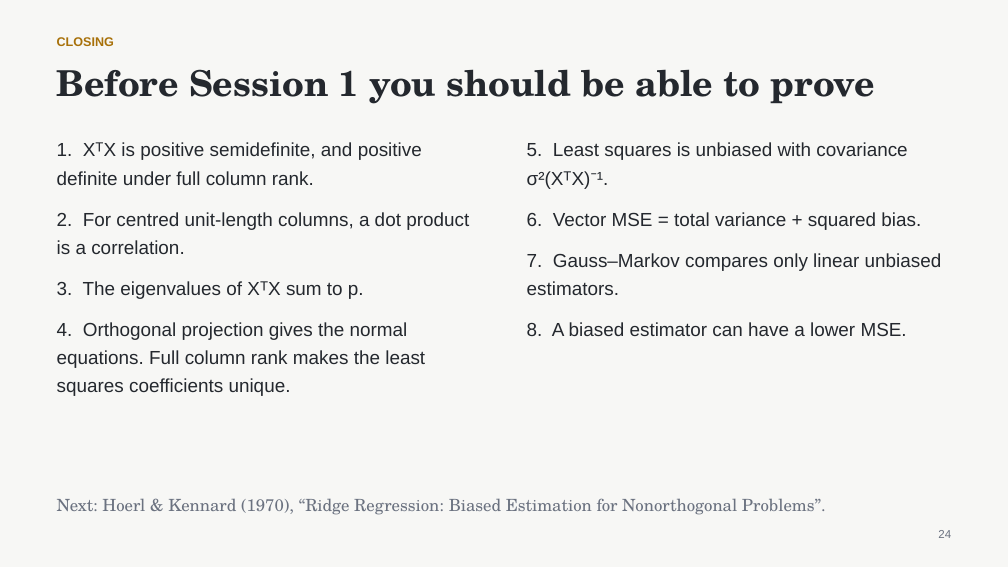
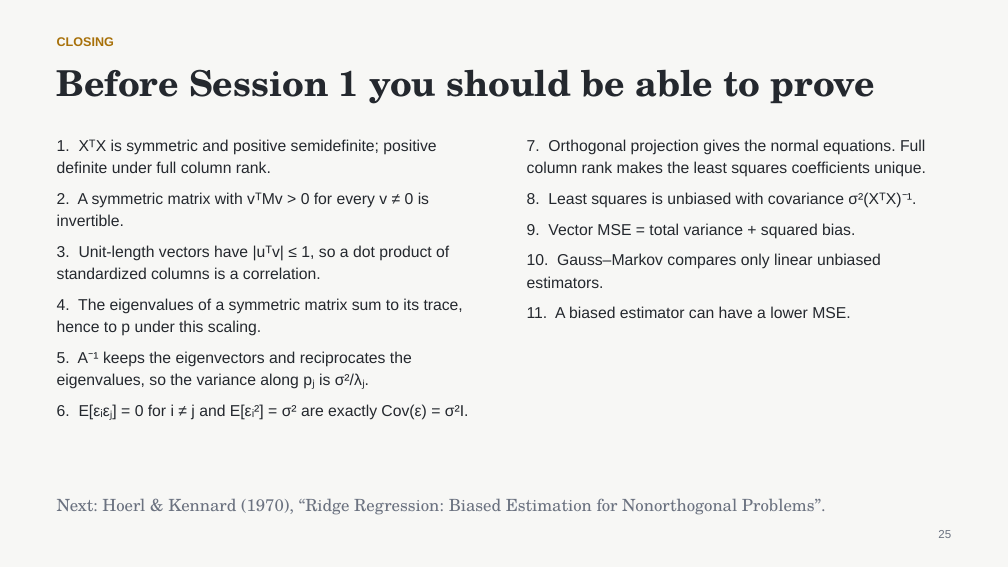
Before and after one commit to nurdauletakhanov/ReadingLab, a slide deck: slide 25 of public/slides/session-0-least-squares-foundations.pptx (slide 24 before the commit). Drawn at 1008x567 pixels with LibreOffice and Linux fonts; fonts in the diff are those of the drawing. Boxes give left, top, right and bottom in pixels: in the first picture for what was removed or moved away, otherwise in the second. Text is boxed around its words. In the diff, an @@ line names an element or a change of style, - is before the commit and + after.

```diff
--- a/public/slides/session-0-least-squares-foundations.pptx
+++ b/public/slides/session-0-least-squares-foundations.pptx
@@ text at bbox=[57, 139, 469, 420]: text changed; size 18 to 15 pt @@
-1. XᵀX is positive semidefinite, and positive definite under full column rank.
-2. For centred unit-length columns, a dot product is a correlation.
-3. The eigenvalues of XᵀX sum to p.
-4. Orthogonal projection gives the normal equations. Full column rank makes the least squares coefficients unique.
+1. XᵀX is symmetric and positive semidefinite; positive definite under full column rank.
+2. A symmetric matrix with vᵀMv > 0 for every v ≠ 0 is invertible.
+3. Unit-length vectors have |uᵀv| ≤ 1, so a dot product of standardized columns is a correlation.
+4. The eigenvalues of a symmetric matrix sum to its trace, hence to p under this scaling.
+5. A⁻¹ keeps the eigenvectors and reciprocates the eigenvalues, so the variance along pⱼ is σ²/λⱼ.
+6. E[εᵢεⱼ] = 0 for i ≠ j and E[εᵢ²] = σ² are exactly Cov(ε) = σ²I.
@@ text at bbox=[527, 139, 926, 318]: text changed; size 18 to 15 pt @@
-5. Least squares is unbiased with covariance σ²(XᵀX)⁻¹.
-6. Vector MSE = total variance + squared bias.
-7. Gauss–Markov compares only linear unbiased estimators.
-8. A biased estimator can have a lower MSE.
+7. Orthogonal projection gives the normal equations. Full column rank makes the least squares coefficients unique.
+8. Least squares is unbiased with covariance σ²(XᵀX)⁻¹.
+9. Vector MSE = total variance + squared bias.
+10. Gauss–Markov compares only linear unbiased estimators.
+11. A biased estimator can have a lower MSE.
@@ text at bbox=[938, 530, 951, 538]: text changed @@
-24
+25
```
Also in this commit, not shown: 1 other slide changed, 1 slide added, 3 other files.
